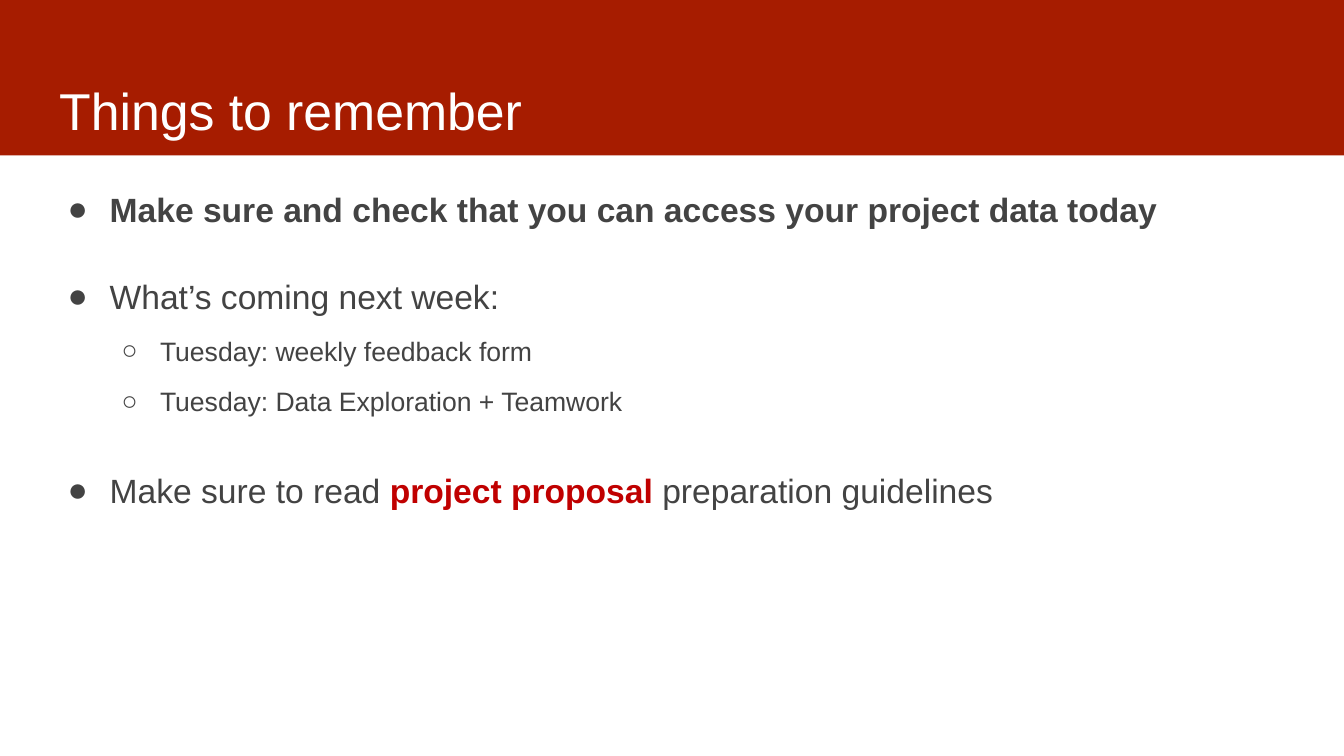
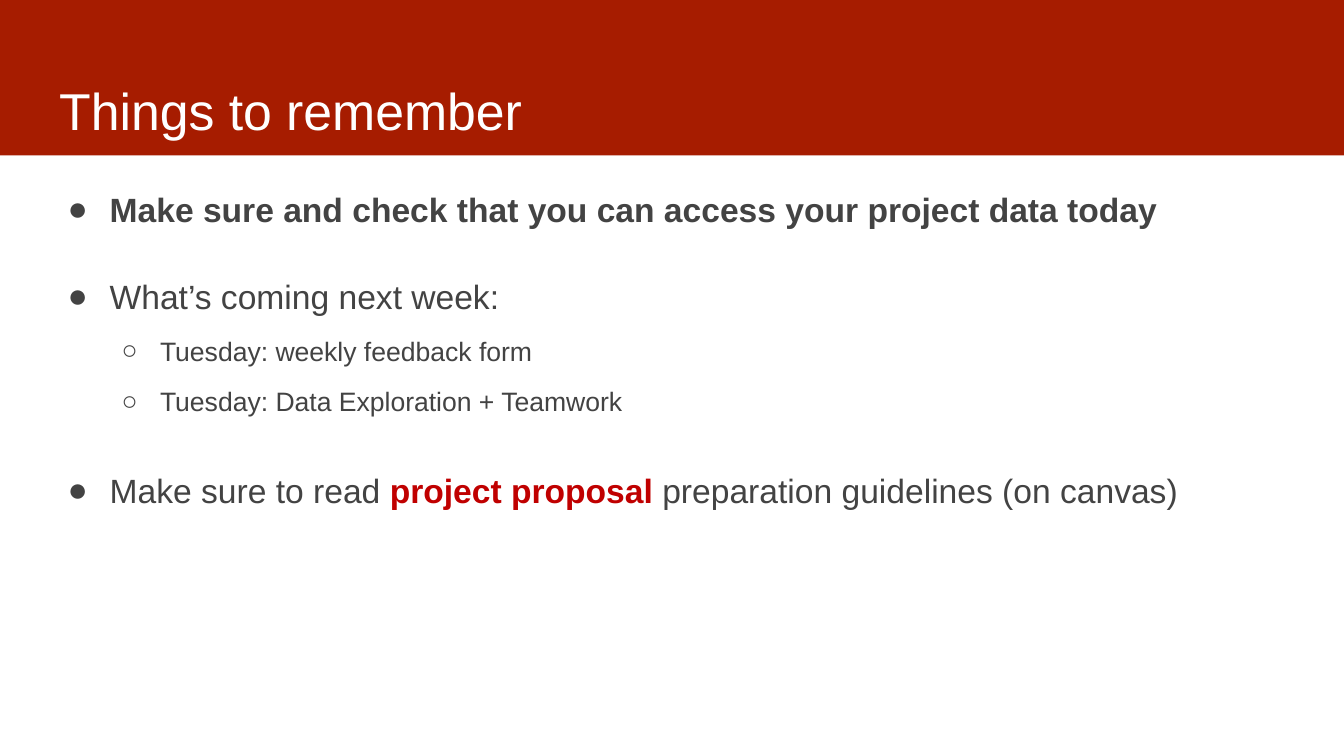
Before and after one commit to dssg/mlforpublicpolicylab, a slide deck: slide 17 of Lectures/04-data.pptx. Drawn at 1344x756 pixels with LibreOffice and Linux fonts; fonts in the diff are those of the drawing. Boxes give left, top, right and bottom in pixels: in the first picture for what was removed or moved away, otherwise in the second. Text is boxed around its words. In the diff, an @@ line names an element or a change of style, - is before the commit and + after.

```diff
--- a/Lectures/04-data.pptx
+++ b/Lectures/04-data.pptx
@@ text at (x1=110, y1=478, x2=1178, y2=510): text changed @@
-● Make sure to read project proposal preparation guidelines
+● Make sure to read project proposal preparation guidelines (on canvas)
```
Also in this commit, not shown: 1 other file.
